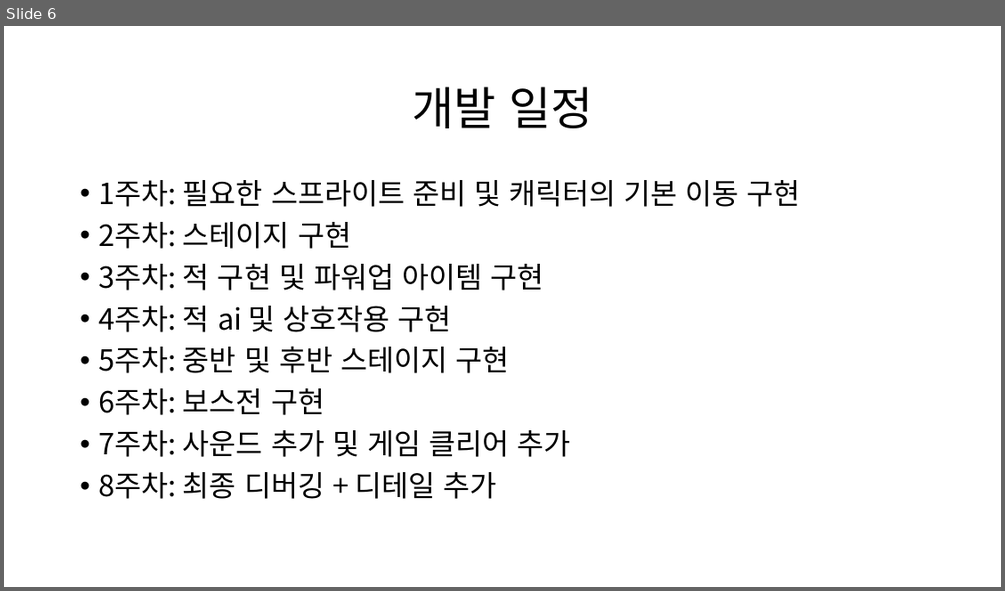
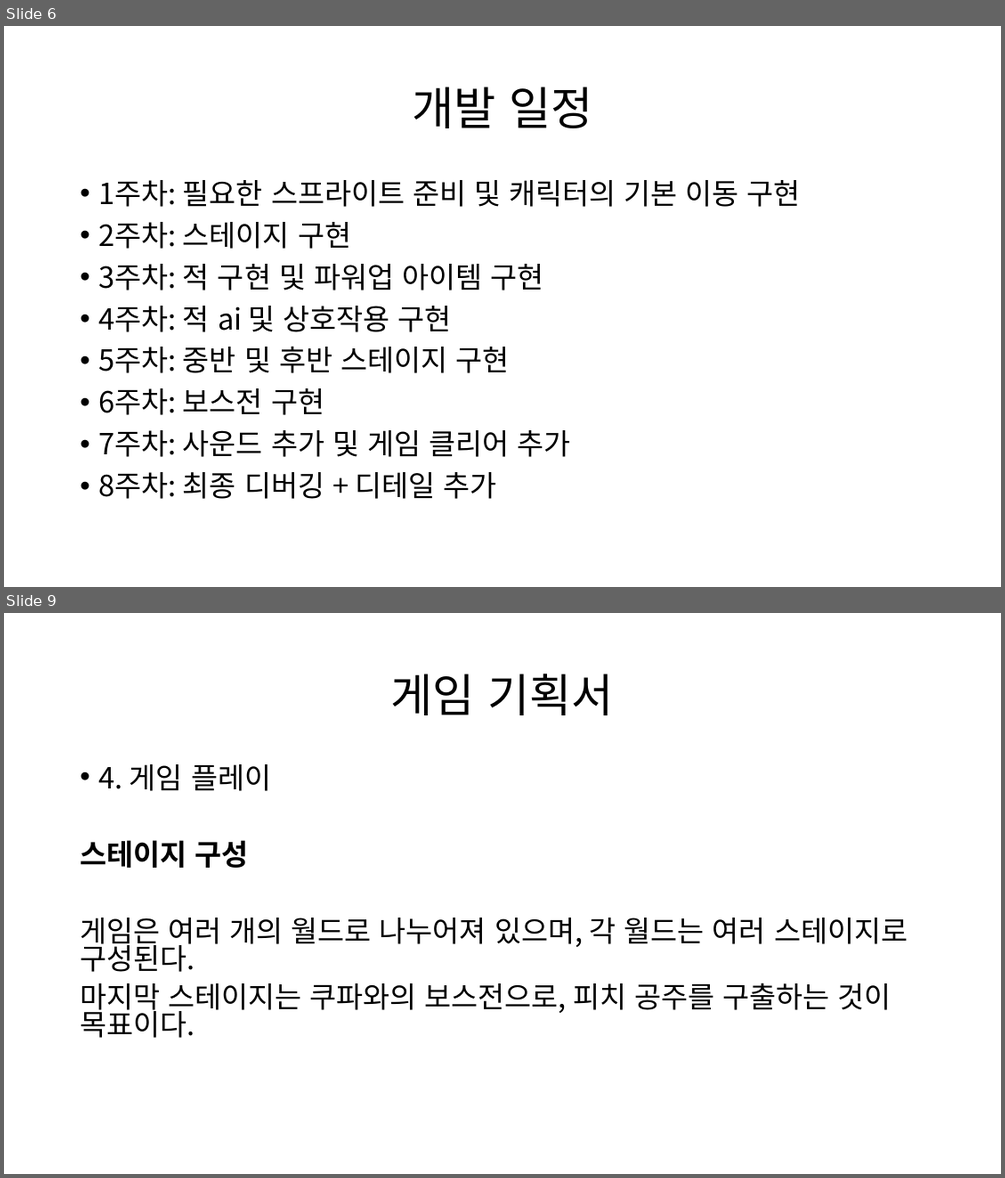
Before and after one commit to gatcoon/2DGP-Drill0, a slide deck: project_1/2022180032 이재준 2DGP-1차발표자료.pptx. Shown one above the other, each under a label of ours: slide 6 before the commit, slides 6 and 9 after it; the slides between them are not shown. The pictures are 1005x591 and 1005x1178 pixels, drawn with LibreOffice and Linux fonts; fonts in the diff are those of the drawing. Boxes give left, top, right and bottom in pixels: in the first picture for what was removed or moved away, otherwise in the second. Text is boxed around its words. In the diff, an @@ line names an element or a change of style, - is before the commit and + after.

```diff
--- a/project_1/2022180032 이재준 2DGP-1차발표자료.pptx
+++ b/project_1/2022180032 이재준 2DGP-1차발표자료.pptx
@@ slide 9 added at <box>4,613,1001,1174</box>, background #FFFFFF @@
@@ title added at <box>391,674,614,715</box>, 44 pt, text #000000 @@
+게임 기획서
@@ text added at <box>80,764,907,1038</box>, 28 pt, text #000000 @@
+• 4. 게임 플레이
+스테이지 구성
+게임은 여러 개의 월드로 나누어져 있으며, 각 월드는 여러 스테이지로 구성된다.
+마지막 스테이지는 쿠파와의 보스전으로, 피치 공주를 구출하는 것이 목표이다.
```
Also in this commit, not shown: 8 other slides added.
